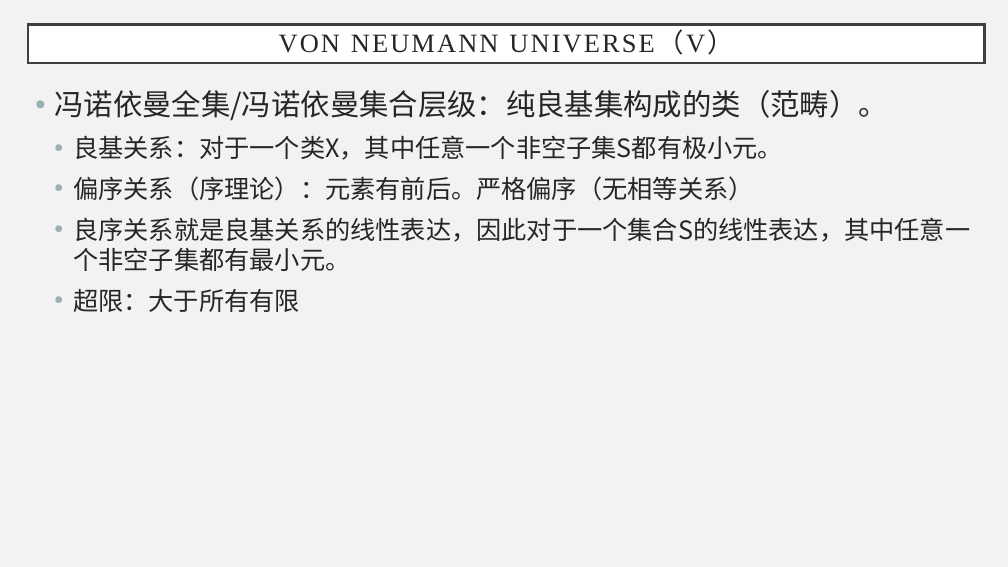
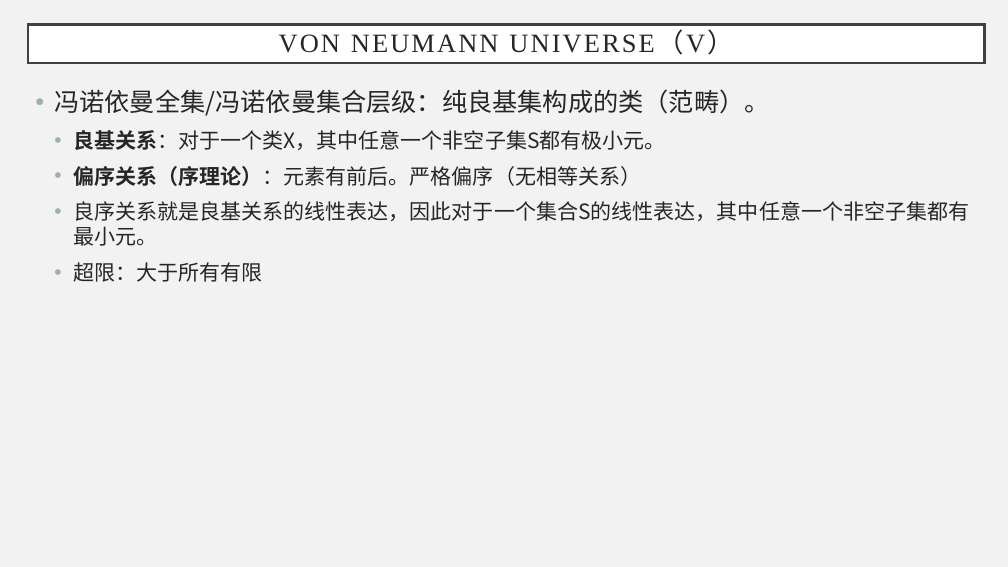
Before and after one commit to HGMT96/my-materials, a slide deck: slide 13 of 语音处理/TTS入门2.pptx (slide 11 before the commit). Drawn at 1008x567 pixels with LibreOffice and Linux fonts; fonts in the diff are those of the drawing. Boxes give left, top, right and bottom in pixels: in the first picture for what was removed or moved away, otherwise in the second. Text is boxed around its words. In the diff, an @@ line names an element or a change of style, - is before the commit and + after.

```diff
--- a/语音处理/TTS入门2.pptx
+++ b/语音处理/TTS入门2.pptx
@@ text "冯诺依曼全集/冯诺依曼集合层级：纯良基集构成的类（范畴）。" at [54, 89, 969, 282]: size 28 to 24 pt in "冯诺依曼全集/冯诺依曼集合层级：纯良基集构成的类（范畴）。"; size 24 to 20 pt in "良基关系：对于一个类X，其中任意一个非空子集S都有极小元。", "偏序关系（序理论）：元素有前后。严格偏序（无相等关系）", "良序关系就是良基关系的线性表达，因此对于一个集合S的线性表达，其中任意一个非空子集都有最小元。", "超限：大于所有有限"; bold on in "良基关系：对于一个类X，其中任意一个非空子集S都有极小元。", "偏序关系（序理论）：元素有前后。严格偏序（无相等关系）" @@
```
Also in this commit, not shown: 3 other slides changed, 2 slides added.
